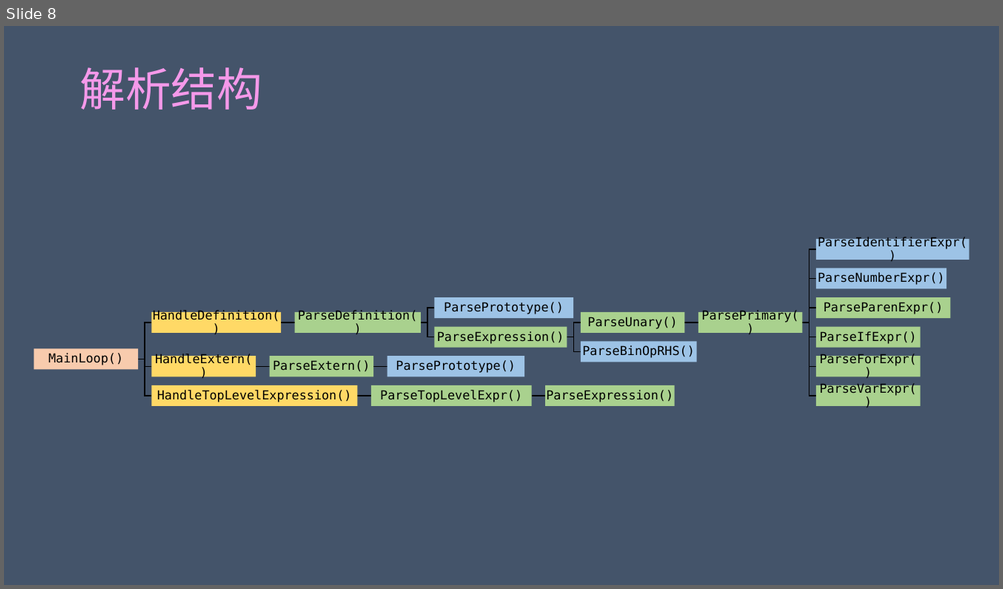
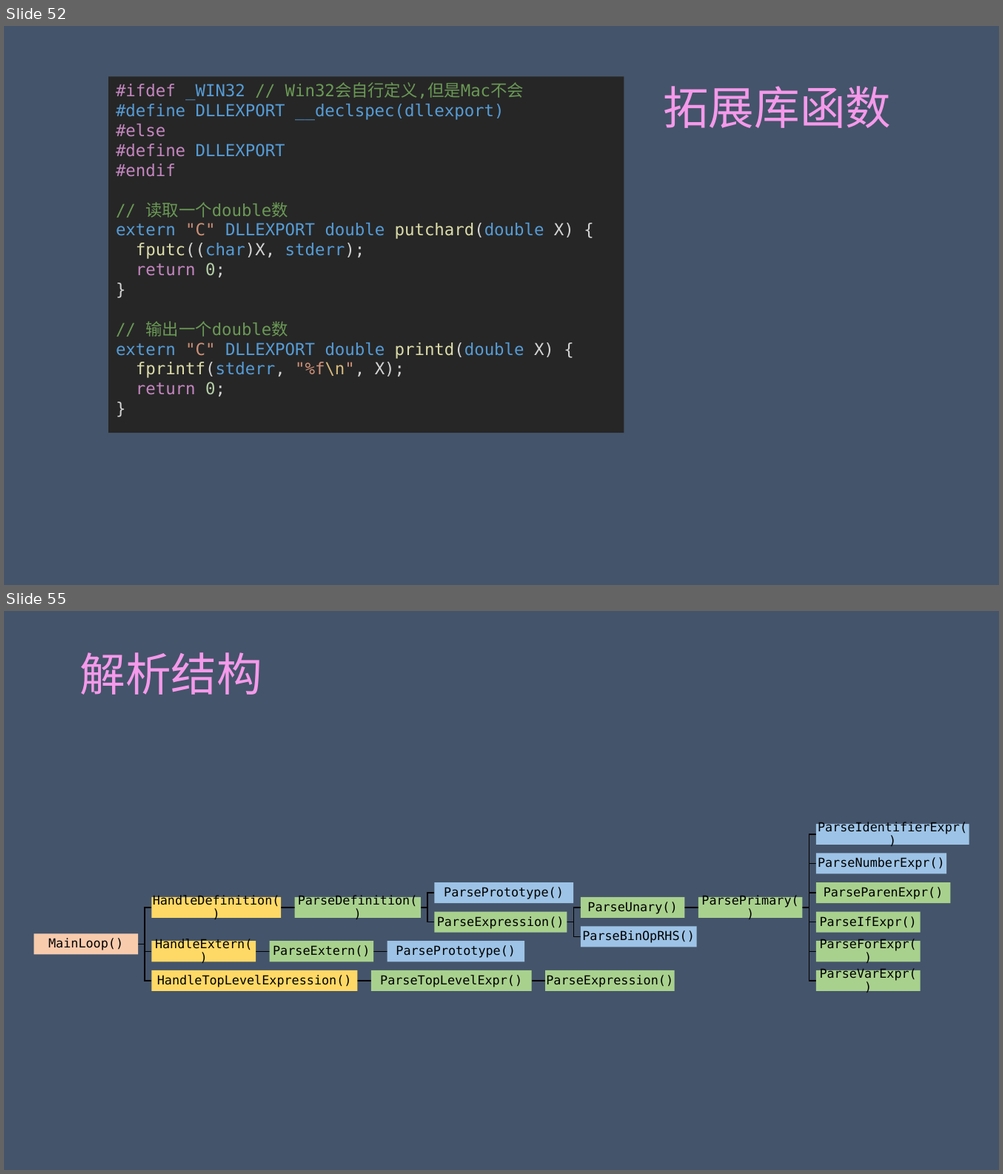
Before and after one commit to achieveartificialintelligence/download, a slide deck: Kaleidoscope/Ch9/Kaleidoscope.pptx. Shown one above the other, each under a label of ours: slide 8 before the commit, slides 52 and 55 after it; the slides between them are not shown. The pictures are 1003x589 and 1003x1174 pixels, drawn with LibreOffice and Linux fonts; fonts in the diff are those of the drawing. Boxes give left, top, right and bottom in pixels: in the first picture for what was removed or moved away, otherwise in the second. Text is boxed around its words. In the diff, an @@ line names an element or a change of style, - is before the commit and + after.

```diff
--- a/Kaleidoscope/Ch9/Kaleidoscope.pptx
+++ b/Kaleidoscope/Ch9/Kaleidoscope.pptx
@@ slide 52 added at [4, 26, 999, 585], background #44546A @@
@@ rectangle added at [108, 77, 624, 434], fill #262626, 16 pt, text #569CD6 @@
+#ifdef _WIN32 // Win32会自行定义,但是Mac不会
+#define DLLEXPORT __declspec(dllexport)
+#else
+#define DLLEXPORT
+#endif
+// 读取一个double数
+extern "C" DLLEXPORT double putchard(double X) {
+fputc((char)X, stderr);
+return 0;
+}
+// 输出一个double数
+extern "C" DLLEXPORT double printd(double X) {
+fprintf(stderr, "%f\n", X);
+return 0;
+}
@@ title added at [663, 86, 891, 128], 44 pt, text gradient #F599EA to #89D1EB @@
+拓展库函数
@@ what was slide 8 is now slide 55 @@
```
Also in this commit, not shown: 1 slide changed, 47 other slides added, 1 slide removed, 2 other files.
